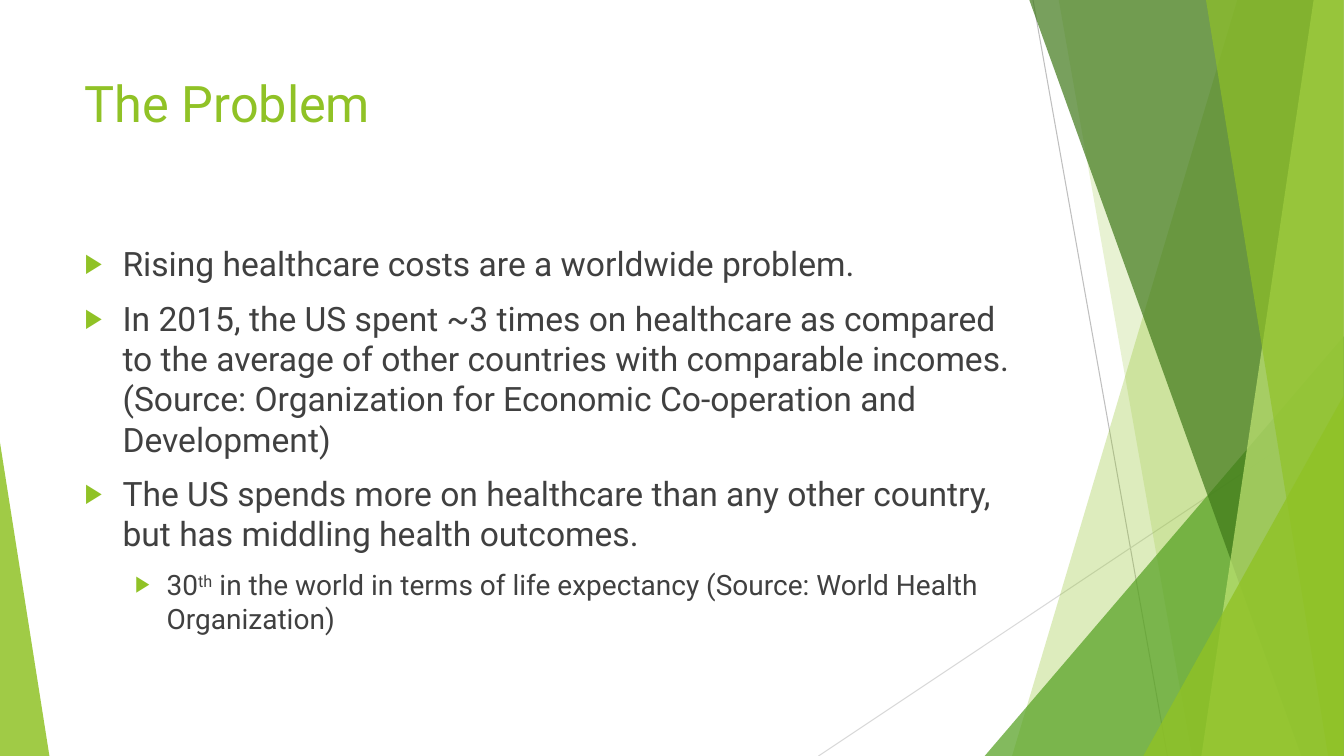
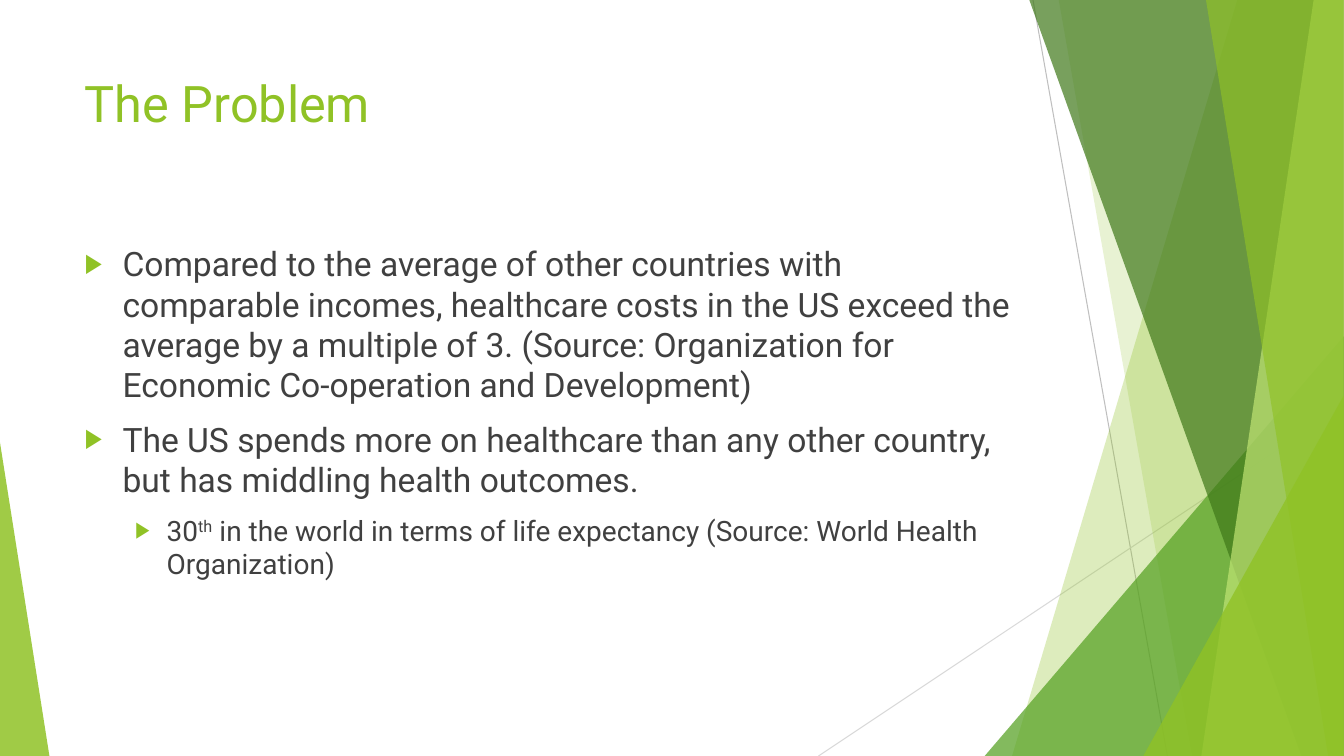
Before and after one commit to littlesiagoy/Springboard-Capstone-1, a slide deck: slide 2 of Capstone 1 Slidedeck.pptx. Drawn at 1344x756 pixels with LibreOffice and Linux fonts; fonts in the diff are those of the drawing. Boxes give left, top, right and bottom in pixels: in the first picture for what was removed or moved away, otherwise in the second. Text is boxed around its words. In the diff, an @@ line names an element or a change of style, - is before the commit and + after.

```diff
--- a/Capstone 1 Slidedeck.pptx
+++ b/Capstone 1 Slidedeck.pptx
@@ text at (123, 250, 1009, 405): text changed @@
-▶ Rising healthcare costs are a worldwide problem.
-▶ In 2015, the US spent ~3 times on healthcare as compared to the average of other countries with comparable incomes. (Source: Organization for Economic Co-operation and Development)
+▶ Compared to the average of other countries with comparable incomes, healthcare costs in the US exceed the average by a multiple of 3. (Source: Organization for Economic Co-operation and Development)
```
Also in this commit, not shown: 11 other slides changed, 5 slides added, 4 slides removed, 18 other files.
